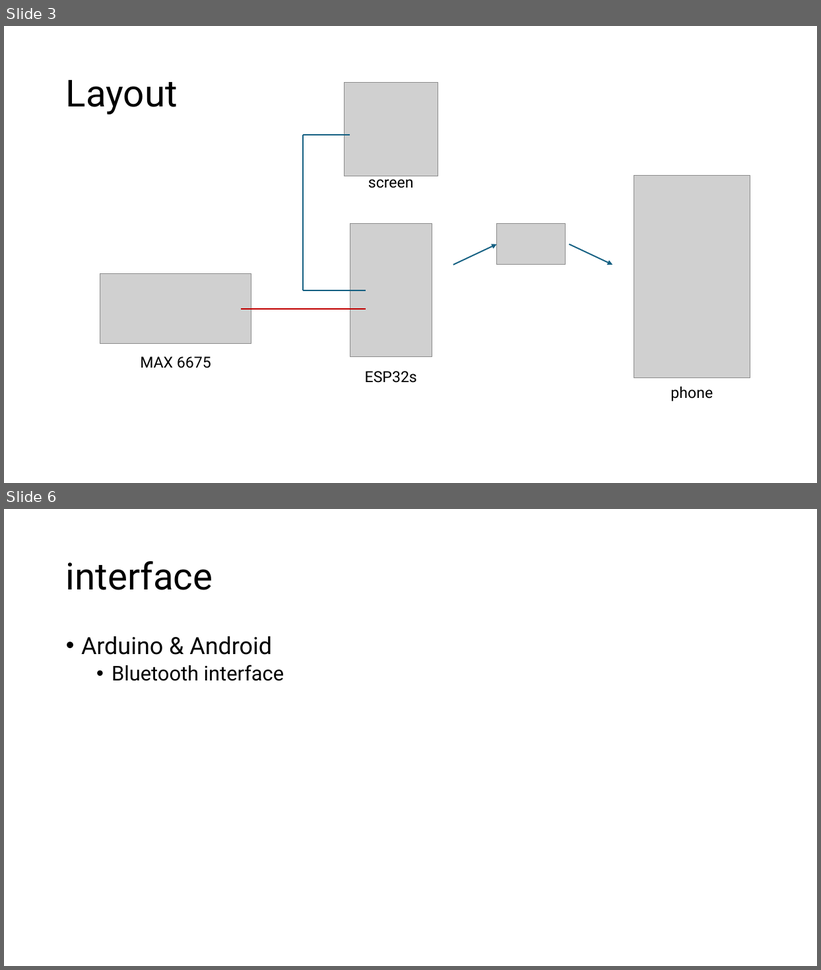
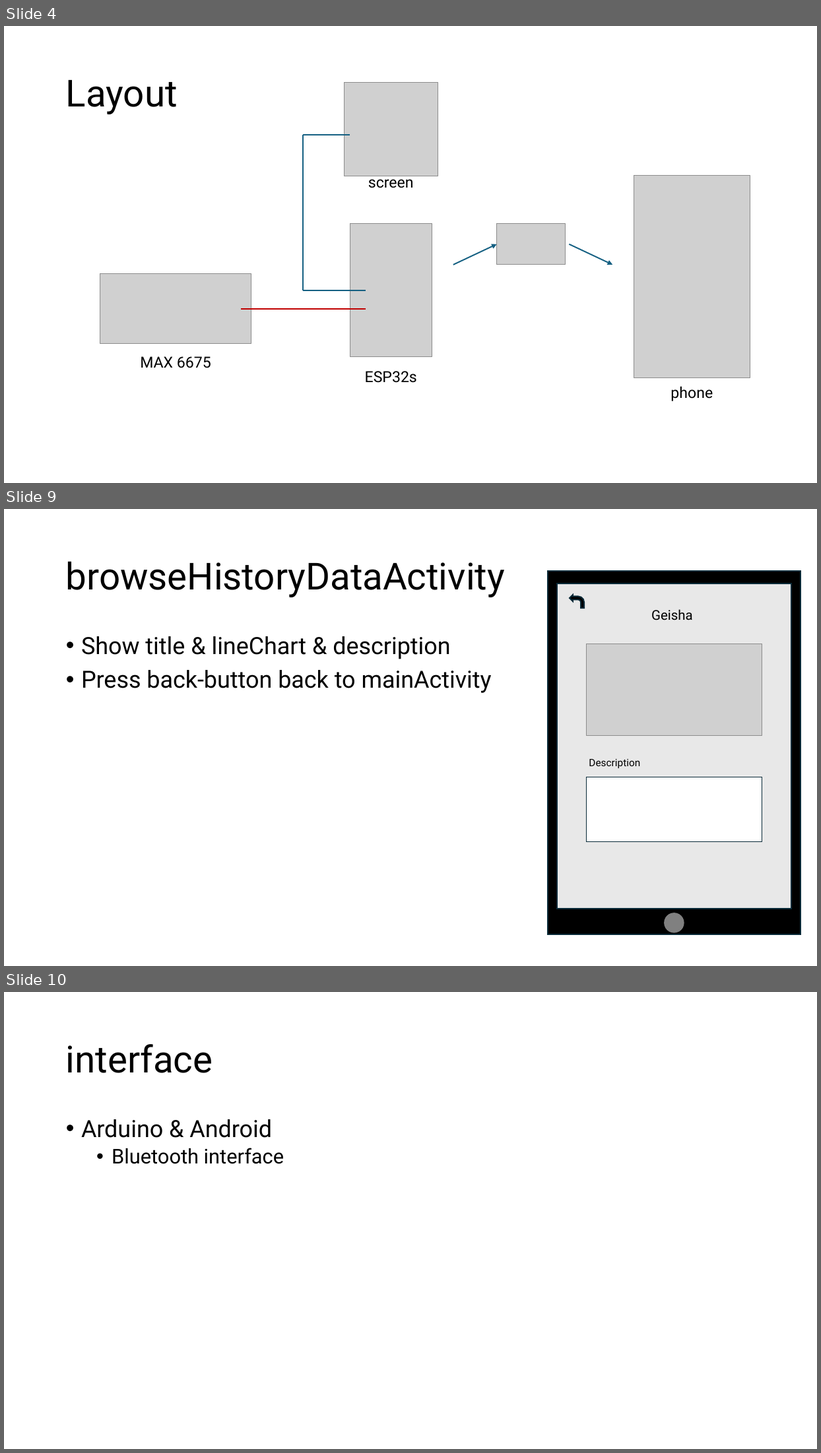
Before and after one commit to PuiPu/coffee_roast, a slide deck: Coffee Roaster Project.pptx. Shown one above the other, each under a label of ours: slides 3 and 6 before the commit, slides 4, 9 and 10 after it; the slides between them are not shown. The pictures are 821x970 and 821x1453 pixels, drawn with LibreOffice and Linux fonts; fonts in the diff are those of the drawing; grey boxes stand for pictures. Boxes give left, top, right and bottom in pixels: in the first picture for what was removed or moved away, otherwise in the second. Text is boxed around its words. In the diff, an @@ line names an element or a change of style, - is before the commit and + after.

```diff
--- a/Coffee Roaster Project.pptx
+++ b/Coffee Roaster Project.pptx
@@ slide 9 added at bbox=[4, 509, 817, 966], background #FFFFFF @@
@@ title added at bbox=[66, 561, 505, 597], 44 pt, text #000000 @@
+browseHistoryDataActivity
@@ text added at bbox=[81, 636, 492, 693], 28 pt, text #000000 @@
+• Show title & lineChart & description
+• Press back-button back to mainActivity
@@ group added at bbox=[548, 570, 801, 935]: 3 rectangles, 2 texts, 1 ellipse, 1 picture, 1 bent arrow @@
+Geisha
+Description
@@ what was slide 3 is now slide 4 @@
@@ what was slide 6 is now slide 10 @@
```
Also in this commit, not shown: 3 other slides added, 50 other files.
